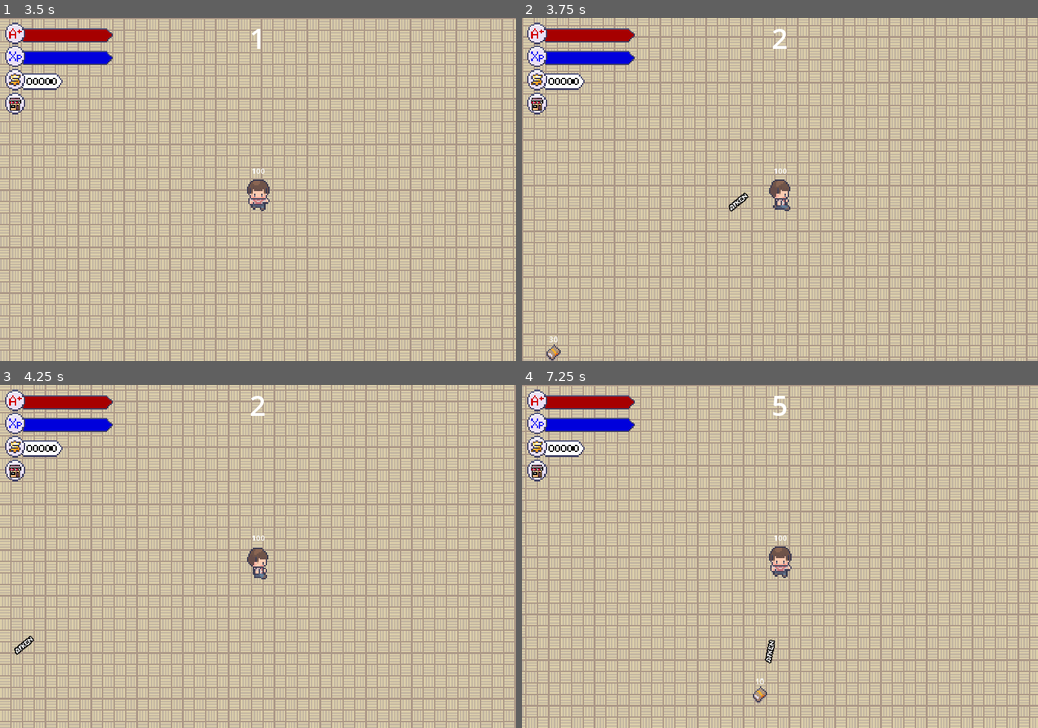
Above: before the commit, frames 1-4 (two rows, left to right).
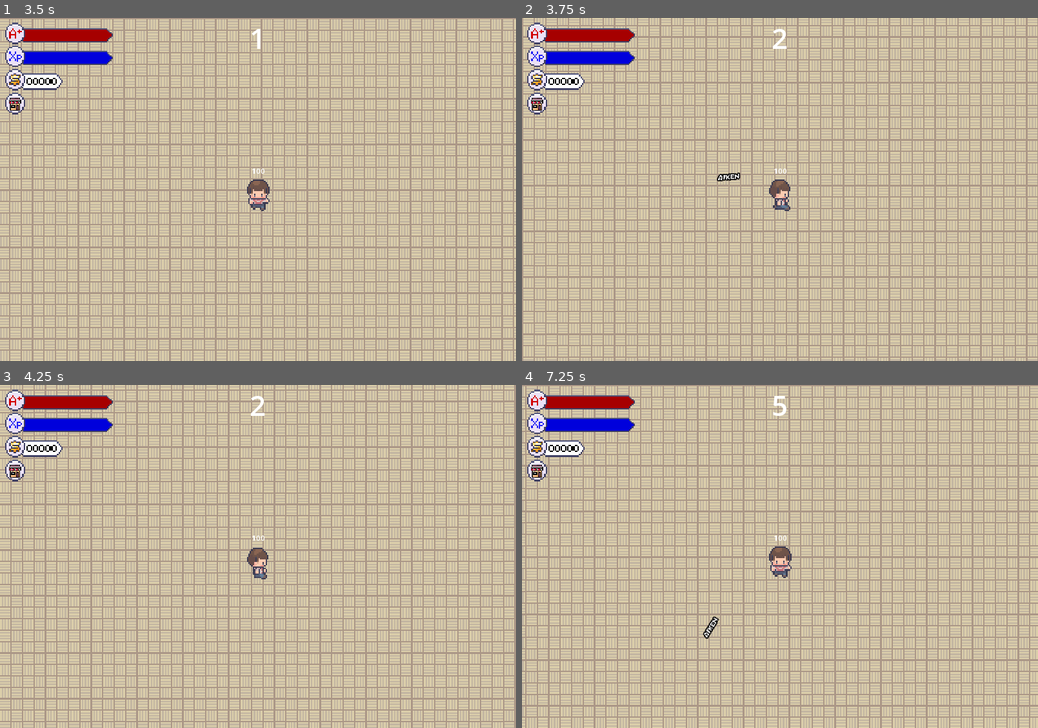
Above: after the commit, the same moments.

Repository: LimZiJia/SurviveTheSemester
Game: Godot game, scene res://gui/start_screen.tscn
Two runs of this game, one before a commit and one after it. Both use one fixed random seed, a clock stepped at 60 frames per second and the inputs below.
Inputs (mouse positions are in pixels of both pictures, inside the frame that each line leads up to):
- Up to frame 1 (3.5 s): click "Start" at 0.5 s; click (15, 103) at 1.25 s; tap Enter at 2 s; move the mouse to (371, 172) at 2.02 s; hold D (move_right) 2.03-2.78 s; tap Space (attack) at 2.1, 2.85 s; move the mouse to (154, 206) at 2.77 s; hold S (move_down) from 2.78 s (still down)
- Up to frame 2 (3.75 s): move the mouse to (831, 114) at 3.52 s; release S (move_down) at 3.53 s; hold D (move_right) from 3.53 s (still down); tap Space (attack) at 3.6 s
- Up to frame 3 (4.25 s): keep holding D (move_right)
- Up to frame 4 (7.25 s): move the mouse to (754, 625) at 4.27 s; release D (move_right) at 4.28 s; hold W (move_up) 4.28-5.03 s; tap Space (attack) every 0.75 s from 4.35 to 6.6 s; move the mouse to (934, 607) at 5.02 s; hold A (move_left) 5.03-6.53 s; move the mouse to (625, 505) at 5.77 s; move the mouse to (805, 556) at 6.52 s; hold S (move_down) from 6.53 s (still down)

Frame 1 is identical in both runs. In frame 2, 0.3% of the frame differs, in the area x 4-44%, y 45-100%; in frame 3, less than 0.1%; in frame 4, 0.3%.

Commit message:
Revert "Merge branch 'main' into Healthbar"
This reverts commit 414b08cdfb993cb8c75fe716570bdb55b6c6b32b, reversing
changes made to a00def3a147ac6b3988b1a7477a7edc789081c68.

Diff:
--- a/characters/enemies/book/book.gd
+++ b/characters/enemies/book/book.gd
@@ -1,54 +1,40 @@
 extends RigidBody2D
 
 @export var speed := 100.0
-@export var max_health := 10.0
-@export var knockback_factor: float
 
-var health: float
 var target: Player = null
-var knockback := Vector2.ZERO
 
 @onready var health_label := $HealthLabel as Label
 @onready var hurtbox := $HurtboxArea as HurtboxArea
 @onready var hitbox := $HitboxArea as HitboxArea
 
 func _ready() -> void:
-	health = max_health
 	if get_tree().has_group("player"):
 		target = get_tree().get_first_node_in_group("player")
-	hurtbox.damaged.connect(_on_damaged)
-	health_label.text = str(int(health))
+	hurtbox.dead.connect(queue_free)
+	hurtbox.health_changed.connect(_on_health_changed)
+	health_label.text = str(int(hurtbox.health))
 
 
 func _physics_process(delta: float) -> void:
 	var direction = Vector2.ZERO
-	knockback = knockback.move_toward(Vector2.ZERO, knockback_factor * delta)
 
 	if target:
 		direction = position.direction_to(target.position)
 
-	position += direction * speed * delta + knockback
+	position += direction * speed * delta
 
 
 func _on_health_changed(_old_health: float, new_health: float) -> void:
 	health_label.text = str(int(new_health))
 
 
-func _on_damaged(attack: Attack) -> void:
-	health -= attack.attack_damage
-	health = clampf(health, 0, max_health)
-
-	if health == 0:
-		queue_free()
-	else:
-		health_label.text = str(int(health))
-
-	# TODO: Add knockback
-	knockback += attack.attack_dir * attack.knockback_force
+func set_max_health(health: float) -> void:
+	$HurtboxArea.max_health = health
 
 
-func set_attack(attack: Attack) -> void:
-	$HitboxArea.attack = attack
+func set_damage(damage: float) -> void:
+	$HitboxArea.damage = damage
 
 
 func stop() -> void:
--- a/characters/enemies/book/book.tscn
+++ b/characters/enemies/book/book.tscn
@@ -21,7 +21,6 @@
 gravity_scale = 0.0
 lock_rotation = true
 script = ExtResource("1_bu757")
-knockback_factor = 150.0
 
 [node name="Sprite2D" type="Sprite2D" parent="."]
 texture = ExtResource("2_yx5jl")
@@ -51,12 +50,11 @@
 rotation = 0.785397
 shape = SubResource("RectangleShape2D_rek7v")
 
-[node name="HitboxArea" type="Area2D" parent="." node_paths=PackedStringArray("attack")]
+[node name="HitboxArea" type="Area2D" parent="."]
 collision_layer = 2
 collision_mask = 0
 monitoring = false
 script = ExtResource("6_gwrq3")
-attack = NodePath("")
 damage = 5.0
 
 [node name="CollisionShape2D" type="CollisionShape2D" parent="HitboxArea"]
--- a/characters/enemies/mob/mob.gd
+++ b/characters/enemies/mob/mob.gd
@@ -1,12 +1,6 @@
 extends RigidBody2D
 
 @export var speed := 100.0
-@export var max_health := 10.0
-@export var knockback_factor: float
-
-var health: float
-var knockback := Vector2.ZERO
-
 @onready var health_label:= $HealthLabel
 @onready var hurtbox:= $HurtboxArea
 @onready var hitbox:= $HitboxArea
@@ -14,16 +8,15 @@
 
 
 func _ready() -> void:
-	health = max_health
 	if get_tree().has_group("player"):
 		target = get_tree().get_first_node_in_group("player")
-	hurtbox.damaged.connect(_on_damaged)
-	health_label.text = str(int(health))
+	hurtbox.dead.connect(queue_free)
+	hurtbox.health_changed.connect(_on_health_changed)
+	health_label.text = str(int(hurtbox.health))
 
 
 func _physics_process(delta: float) -> void:
 	var direction = Vector2.ZERO
-	knockback = knockback.move_toward(Vector2.ZERO, knockback_factor * delta)
 
 	if target:
 		direction = position.direction_to(target.position)
@@ -31,24 +24,19 @@
 	else:
 		$AnimatedSprite2D.stop()
 
-	position += direction * speed * delta + knockback
-
-
-func _on_damaged(attack: Attack) -> void:
-	health -= attack.attack_damage
-	health = clampf(health, 0, max_health)
-
-	if health == 0.0:
-		queue_free()
-	else:
-		health_label.text = str(int(health))
-
-	knockback += attack.attack_dir * attack.knockback_force
+	position += direction * speed * delta
 
 
 func stop() -> void:
 	target = null
 
 
-func set_attack(attack: Attack) -> void:
-	$HitboxArea.attack = attack
+func set_max_health(health: float) -> void:
+	$HurtboxArea.max_health = health
+
+
+func set_damage(damage: float) -> void:
+	$HitboxArea.damage = damage
+
+func _on_health_changed(_old_health: float, new_health: float) -> void:
+	health_label.text = str(int(new_health))
--- a/characters/enemies/mob/mob.tscn
+++ b/characters/enemies/mob/mob.tscn
@@ -36,7 +36,6 @@
 collision_mask = 5
 gravity_scale = 0.0
 script = ExtResource("1_anuhh")
-knockback_factor = 100.0
 
 [node name="AnimatedSprite2D" type="AnimatedSprite2D" parent="."]
 rotation = -1.5708
@@ -63,12 +62,11 @@
 [node name="CollisionShape2D" type="CollisionShape2D" parent="HurtboxArea"]
 shape = SubResource("CapsuleShape2D_jusqm")
 
-[node name="HitboxArea" type="Area2D" parent="." node_paths=PackedStringArray("attack")]
+[node name="HitboxArea" type="Area2D" parent="."]
 collision_layer = 2
 collision_mask = 0
 monitoring = false
 script = ExtResource("7_2vqkc")
-attack = NodePath("")
 damage = 5.0
 
 [node name="CollisionShape2D" type="CollisionShape2D" parent="HitboxArea"]
--- a/characters/player/player.gd
+++ b/characters/player/player.gd
@@ -7,10 +7,8 @@
 const ACCELERATION := 20.0
 const FRICTION := 40.0
 
-@export var max_health := 100.0
 @export var max_speed := 400.0
 
-var health := 0.0
 var facing := SOUTH
 var is_damaged = false
 
@@ -21,11 +19,8 @@
 @onready var animation_state = animation_tree.get("parameters/playback")
 
 func _ready() -> void:
-	health = max_health
-
-	# hurtbox.dead.connect(_on_dead)
-	# hurtbox.health_changed.connect(_on_health_changed)
-	hurtbox.damaged.connect(_on_damaged)
+	hurtbox.dead.connect(_on_dead)
+	hurtbox.health_changed.connect(_on_health_changed)
 	health_label.text = str(int(hurtbox.health))
 	Global.health = 100.0
 	Global.max_health = 100.0
@@ -59,16 +54,13 @@
 	move_and_slide()
 
 
-func _on_damaged(attack: Attack) -> void:
-	health -= attack.attack_damage
-	health = clampf(health, 0, max_health)
+func _on_dead():
+	queue_free()
+	dead.emit()
 
-	if health == 0:
-		queue_free()
-		dead.emit()
-	else:
-		is_damaged = true
-		health_label.text = str(int(health))
-		await(get_tree().create_timer(0.15).timeout)
-		is_damaged = false
-		health_label.text = str(int(health))
+func _on_health_changed(_old_health: float, new_health: float):
+	is_damaged = true
+	health_label.text = str(int(new_health))
+	await(get_tree().create_timer(0.15).timeout)
+	is_damaged = false
+	Global.health = new_health
--- a/components/attack.gd
+++ /dev/null
@@ -1,6 +0,0 @@
-class_name Attack
-extends Node
-
-@export var attack_damage: float
-@export var knockback_force: float
-@export var attack_dir: Vector2
--- a/components/hitbox_area.gd
+++ b/components/hitbox_area.gd
@@ -1,9 +1,7 @@
 class_name HitboxArea
 extends Area2D
 
-@export var attack: Attack
 @export var damage: float
-@export var knockback_force: float
 
 func _init() -> void:
 	monitoring = false
--- a/components/hurtbox_area.gd
+++ b/components/hurtbox_area.gd
@@ -3,7 +3,6 @@
 
 signal dead
 signal health_changed(old_health: float, new_health: float)
-signal damaged(attack: Attack)
 
 @export var max_health: float
 var health: float
@@ -19,7 +18,14 @@
 
 func _on_area_entered(area: Area2D) -> void:
 	if area is HitboxArea:
-		var hitbox := area as HitboxArea
-		var attack := hitbox.attack
-		attack.attack_dir = (global_position - hitbox.global_position).normalized()
-		damaged.emit(attack)
+		handle_hurt(area.damage)
+
+
+func handle_hurt(damage: float) -> void:
+	health -= damage
+	health = clampf(health, 0, max_health)
+
+	if health == 0:
+		dead.emit()
+	else:
+		health_changed.emit(health + damage, health)
--- a/config/wave_config.json
+++ b/config/wave_config.json
@@ -2,7 +2,7 @@
 	"mob" : [
 		{
 			"_comment": "book",
-			"health": 50.0,
+			"health": 10.0,
 			"speed": 75.0,
 			"damage": 5.0,
 			"count": 3,
@@ -10,7 +10,7 @@
 		},
 		{
 			"_comment": "mob",
-			"health": 50.0,
+			"health": 10.0,
 			"speed": 75.0,
 			"damage": 5.0,
 			"count": 5,
--- a/controllers/wave_controller.gd
+++ b/controllers/wave_controller.gd
@@ -168,26 +168,22 @@
 			mob_spawn_location.progress_ratio = randf()
 			var mob = mob_scenes[type].instantiate()
 			mob.position = mob_spawn_location.position
-			mob.max_health = health
+			mob.set_max_health(health)
 			mob.speed = speed
-			var attack = Attack.new()
-			attack.attack_damage = damage
-			mob.set_attack(attack)
+			mob.set_damage(damage)
 			add_child(mob)
 	wave_timer.start(cooldown)
 
 # spawn_mob without the cooldown
-func spawn_mob1(
+func spawn_mob1(\
 count:int, type:int, health:float, speed:float, damage:float) -> void:
 	for i in range(count):
 			mob_spawn_location.progress_ratio = randf()
 			var mob = mob_scenes[type].instantiate()
 			mob.position = mob_spawn_location.position
-			mob.max_health = health
+			mob.set_max_health(health)
 			mob.speed = speed
-			var attack = Attack.new()
-			attack.attack_damage = damage
-			mob.set_attack(attack)
+			mob.set_damage(damage)
 			add_child(mob)
 
 
--- a/weapons/word/word_projectile.tscn
+++ b/weapons/word/word_projectile.tscn
@@ -1,9 +1,8 @@
-[gd_scene load_steps=7 format=3 uid="uid://yyhamvwb2qrf"]
+[gd_scene load_steps=6 format=3 uid="uid://yyhamvwb2qrf"]
 
 [ext_resource type="Script" path="res://components/hitbox_area.gd" id="1_55uaf"]
 [ext_resource type="Script" path="res://weapons/word/word_projectile.gd" id="1_anhv8"]
 [ext_resource type="FontFile" uid="uid://nskudpk8rqcw" path="res://weapons/word/Mario-Kart-DS.ttf" id="2_o0h4m"]
-[ext_resource type="Script" path="res://components/attack.gd" id="3_588r8"]
 
 [sub_resource type="RectangleShape2D" id="RectangleShape2D_p32fa"]
 size = Vector2(45, 12)
@@ -30,19 +29,12 @@
 theme_override_font_sizes/font_size = 18
 text = "aiken"
 
-[node name="Attack" type="Node" parent="."]
-script = ExtResource("3_588r8")
-attack_damage = 20.0
-knockback_force = 20.0
-
-[node name="HitboxArea" type="Area2D" parent="." node_paths=PackedStringArray("attack")]
+[node name="HitboxArea" type="Area2D" parent="."]
 collision_layer = 4
 collision_mask = 0
 monitoring = false
 script = ExtResource("1_55uaf")
-attack = NodePath("../Attack")
 damage = 20.0
-knockback_force = 20.0
 
 [node name="CollisionShape2D" type="CollisionShape2D" parent="HitboxArea"]
 position = Vector2(22.5, -1)
